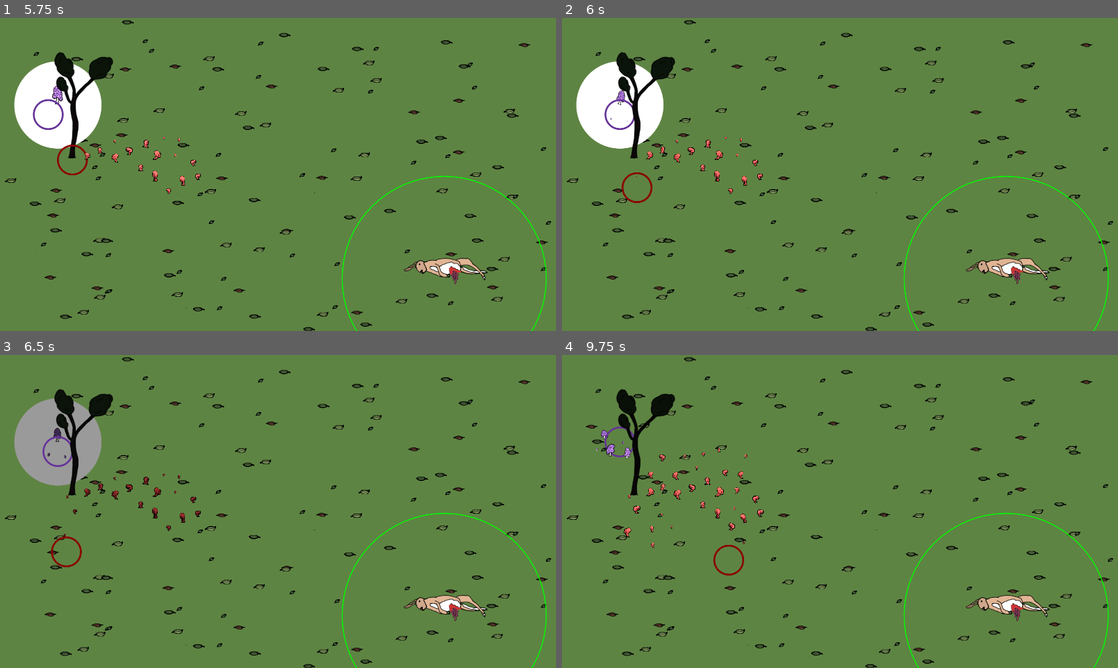
Above: before the commit, frames 1-4 (two rows, left to right).
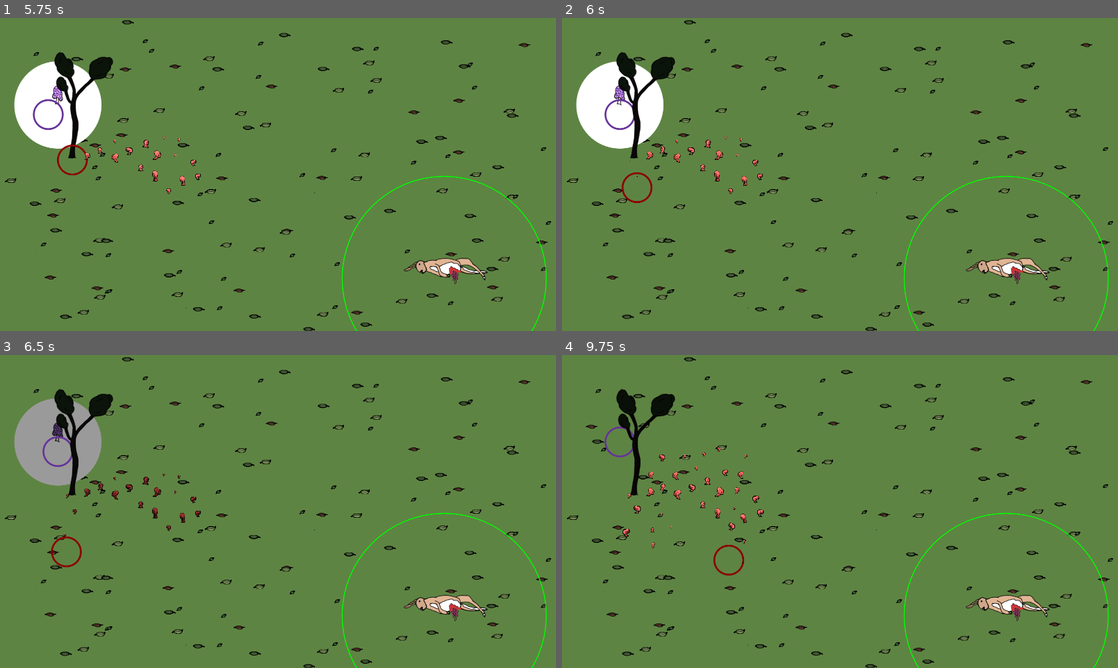
Above: after the commit, the same moments.

Repository: carcinizer/slavic-2025
Game: Godot game, scene res://scenes/main_menu.tscn
Same seed, same stepped clock (60 frames per second), same inputs: the game is played once before the commit and once after it.
Inputs:
- Up to frame 1 (5.75 s): click "Play" at 0.5 s; tap Enter at 1.25 s; hold Right (right1) 1.28-2.03 s; tap S (down2) at 1.35, 4.35 s; hold Down (down1) 2.03-2.78 s; tap A (left2) at 2.1, 5.1 s; hold Right (right1) 2.78-3.53 s; tap D (right2) at 2.85 s; hold Up (up1) 3.53-4.28 s; tap W (up2) at 3.6 s; hold Left (left1) from 4.28 s (still down)
- Up to frame 2 (6 s): release Left (left1) at 5.78 s; hold Down (down1) from 5.78 s (still down); tap D (right2) at 5.85 s
- Up to frame 3 (6.5 s): keep holding Down (down1)
- Up to frame 4 (9.75 s): release Down (down1) at 6.53 s; hold Right (right1) 6.53-7.28 s; tap one key every 0.75 s from 6.6 s: W (up2) S (down2) A (left2) D (right2) W (up2); hold Up (up1) 7.28-8.03 s; hold Right (right1) 8.03-8.78 s; hold Down (down1) 8.78-9.53 s; hold Left (left1) from 9.53 s (still down)

Frame 1 is identical in both runs. In frame 2, less than 0.1% of the frame differs, in the area x 8-14%, y 21-51%; in frame 3, less than 0.1%; in frame 4, 0.3%, in the area x 6-34%, y 23-67%.

Commit message:
don't move or add mushrooms when exploding

Diff:
--- a/src/cursor.gd
+++ b/src/cursor.gd
@@ -71,14 +71,15 @@
 
 	var growth_factor := growth_speed * remap(nearby_mushrooms.size(), 0, 10, 1, 0.5)
 	for mushroom in nearby_mushrooms:
-		if mushroom.hp > mushroom.max_growth:
-			growth_factor *= .3
-		mushroom.hp += growth_factor * delta
-		if mushroom.hp > mushroom.max_growth:
-			if try_spawn_mushroom():
-				mushroom.hp -= starting_hp
-			#else:
-				#mushroom.hp = mushroom.max_hp
+		if !mushroom.exploding:
+			if mushroom.hp > mushroom.max_growth:
+				growth_factor *= .3
+			mushroom.hp += growth_factor * delta
+			if mushroom.hp > mushroom.max_growth:
+				if try_spawn_mushroom():
+					mushroom.hp -= starting_hp
+				#else:
+					#mushroom.hp = mushroom.max_hp
 
 func try_spawn_mushroom() -> bool:
 	#return false
--- a/src/mushroom.gd
+++ b/src/mushroom.gd
@@ -88,7 +88,8 @@
 	my_cursor.my_mushrooms.erase(self)
 
 func _physics_process(_delta: float):
-	time_since_spawn += _delta
+	if !exploding:
+		time_since_spawn += _delta
 	if my_lifeline == null and time_since_spawn > time_until_starts_dying:
 		hp -= death_speed * _delta
 	if hp <= 0:
